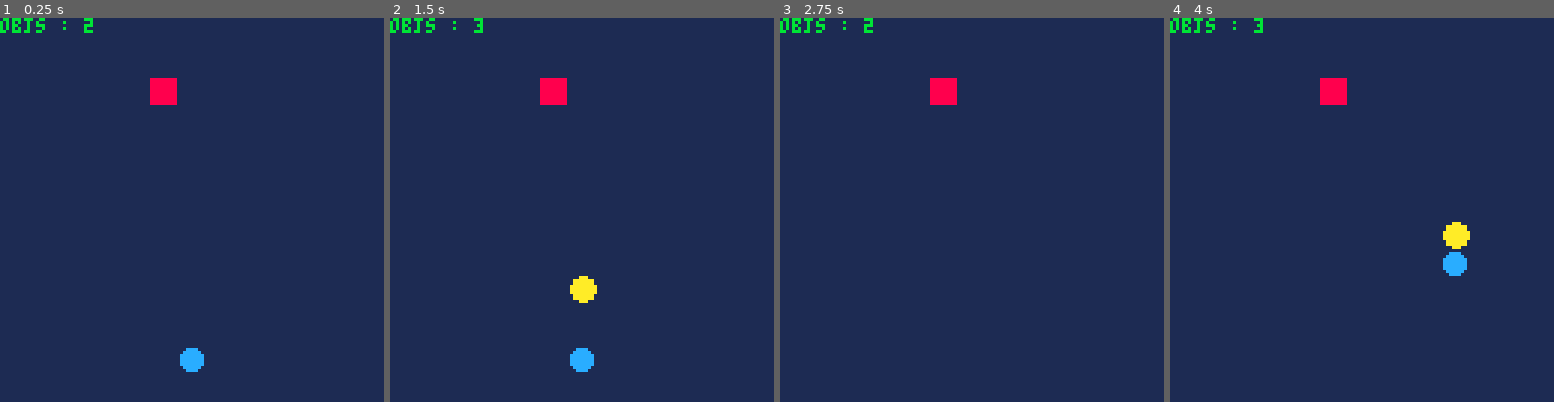
Above: before the commit, frames 1-4 (left to right).
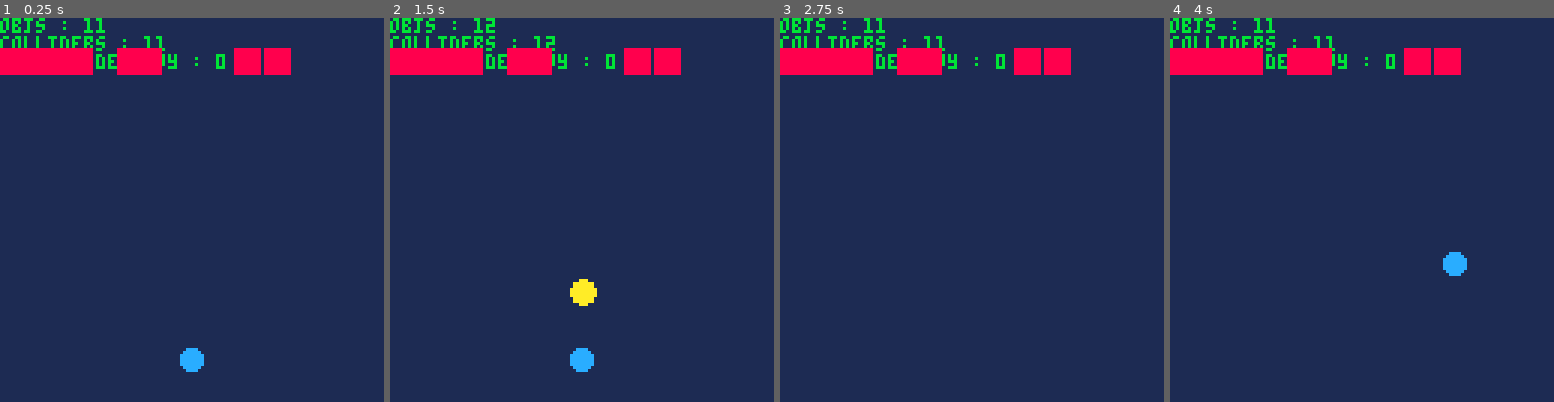
Above: after the commit, the same moments.

Repository: chihirotange/pico8
Game: PICO-8 cartridge shmup2/main.p8
Two runs of this game, one before a commit and one after it. Both use one fixed random seed, a clock stepped at 60 frames per second and the inputs below.
Inputs:
- Up to frame 1 (0.25 s): no input
- Up to frame 2 (1.5 s): tap O (Z key) at 0.33, 0.7, 1.43 s
- Up to frame 3 (2.75 s): hold Left 1.97-2.37 s; tap O (Z key) at 2.22 s; hold Down from 2.42 s (still down)
- Up to frame 4 (4 s): release Down at 2.82 s; hold Right 2.87-3.53 s; tap O (Z key) at 3.1, 3.98 s; hold Up from 3.58 s (still down)

The runs differ from the first frame. In frame 1, 4.9% of the frame differs, in the area x 0-76%, y 0-23%; in frame 2, 5.0%; in frame 3, 4.9%; in frame 4, 5.2%, in the area x 0-79%, y 0-61%.

Commit message:
too tired

Diff:
--- a/shmup2/bullet.lua
+++ b/shmup2/bullet.lua
@@ -7,7 +7,7 @@
         tags = {"can_deal_dmg"},
         w = _r * 2,
         h = _r * 2,
-        sy = 4,
+        sy = 5,
         sx = 0,
         update = function(self)
             local _ENV = self
@@ -26,5 +26,5 @@
             local _ENV = self
             circfill(x + r, y + r, r, 10)
         end
-    })
+    }, true)
 end
--- a/shmup2/enemy.lua
+++ b/shmup2/enemy.lua
@@ -2,17 +2,19 @@
     local ene = create_object({
         x = _x,
         y = _y,
-        team = 2, -- 2 is enemy
-        tag = "enemy",
+        team = _team_enemy,
         on_overlap = function(self, other_obj)
             _ENV = self
             if other_obj.team ~= nil and contains(other_obj.tags, "can_deal_dmg") then
-                create_part_system(x, y, 10, 8, 20)
+                create_part_system(x, y, 10, 8, 15)
+                printh("hit")
+                -- self:destroy()
+                -- create_enemy(rnd(120), 20)
             end
         end,
         draw = function(self)
             local _ENV = self
             rectfill(x, y, x + w, y + h, 8)
         end
-    })
+    }, true)
 end
--- a/shmup2/framework/class.lua
+++ b/shmup2/framework/class.lua
@@ -1,12 +1,15 @@
 --_G is global env variable
 _G = _ENV
 _G.__index = _G
-local all_objects = {}
-local pending_destroy_objects = {}
+all_objects = {}
+all_collider_object = {}
+pending_destroy_object = {}
+pending_add_objects = {}
 
 object_base = setmetatable ({
     x = 0,
     y = 0,
+    col_enable = false,
     w = 8,
     h = 8,
     tags = {},
@@ -15,33 +18,42 @@
     on_overlap = function(self, other_obj)
     end,
     detect_collision = function(self)
-        for obj in all(all_objects) do
-            if col(self, obj) then
+        for obj in all(all_collider_object) do
+            if col(self, obj) and not contains(pending_destroy_object, obj) then
                 self:on_overlap(obj)
-                obj:on_overlap(self)
             end
         end
     end,
     update = function(self)
     end,
     destroy = function(self)
-        add(pending_destroy_objects, self)
+        self.pending_destroy = true
+        add(pending_destroy_object, self)
     end
 }, _G)
 object_base.__index = object_base
 
+update_all_objects = function()
+    --add pending add to object list
+    for pa_obj in all(pending_add_objects) do
+        add(all_objects, pa_obj)
+        if pa_obj.have_collider then
+            add(all_collider_object, pa_obj)
+        end
+    end
+    pending_add_objects = {}
 
-update_all_objects = function()
     --destroy objects
-    for pd_obj in all(pending_destroy_objects) do
+    for pd_obj in all(pending_destroy_object) do
         del(all_objects, pd_obj)
+        del(all_collider_object, pd_obj)
     end
-    -- clear table
-    pending_destroy_objects = {}
-
+    pending_destroy_object = {}
     -- collision update and object update
     for obj in all(all_objects) do
         obj:update()
+    end
+    for obj in all(all_collider_object) do
         obj:detect_collision()
     end
 end
@@ -54,10 +66,13 @@
     end
 end
 
-function create_object(tbl)
+function create_object(tbl, have_collider)
     local obj = tbl or {}
     setmetatable (obj, object_base)
+    add(pending_add_objects, obj)
     obj:init()
-    add(all_objects, obj)
+    if have_collider then
+        obj.have_collider = true
+    end
     return obj
 end
--- a/shmup2/framework/particle.lua
+++ b/shmup2/framework/particle.lua
@@ -5,7 +5,7 @@
         r = _r,
         c = _c,
         lifetime = 0, -- unit is frame
-        lifespan = _lifespan + rnd(20),
+        lifespan = _lifespan + rnd(5),
         update = function(self)
             _ENV = self
             lifetime += 1
@@ -23,7 +23,7 @@
 
 function create_part_system(x, y, _r, c, ls)
     local r = _r*2
-    for i = 1, 6 do
+    for i = 1, flr(r/4)  do
         create_particle(x + rnd(r) - r/2, y + rnd(r) - r/2, r/2 + rnd(r/2), c, ls)
     end
 end
--- a/shmup2/framework/team.lua
+++ b/shmup2/framework/team.lua
@@ -1,6 +1,3 @@
--- 0 = neutral
--- 1 = player
--- 2 = enemy
-add_team = function(obj, team_number)
-    obj.team = team_number
-end
+_team_neutral = 0
+_team_player = 1
+_team_enemy = 2
--- a/shmup2/game.lua
+++ b/shmup2/game.lua
@@ -1,6 +1,9 @@
 function _init()
     printh("start")
-    create_enemy(50, 20)
+    for i = 1, 10 do
+        create_enemy(rnd(120), 10)
+    end
+    -- create_enemy(100, 10)
 end
 
 function _update60()
@@ -15,4 +18,6 @@
 
 function draw_debug()
     text_debug("objs", count(all_objects))
+    text_debug("colliders", count(all_collider_object))
+    text_debug("pending_destroy", count(pending_destroy_object))
 end
--- a/shmup2/ship.lua
+++ b/shmup2/ship.lua
@@ -4,11 +4,11 @@
     w = 8,
     h = 8,
     tag = "ship",
-    team = 1,
+    team = _team_player,
     sx = 0,
     sy = 0,
     spr_i = 2,
-    default_bul_timer = 5, --unit is frames
+    default_bul_timer = 10, --unit is frames
     bul_timer = 0,
     update = function(self)
         local _ENV = self
@@ -55,4 +55,4 @@
         local _ENV = self
         spr(spr_i, x, y)
     end
-})
+}, true)
